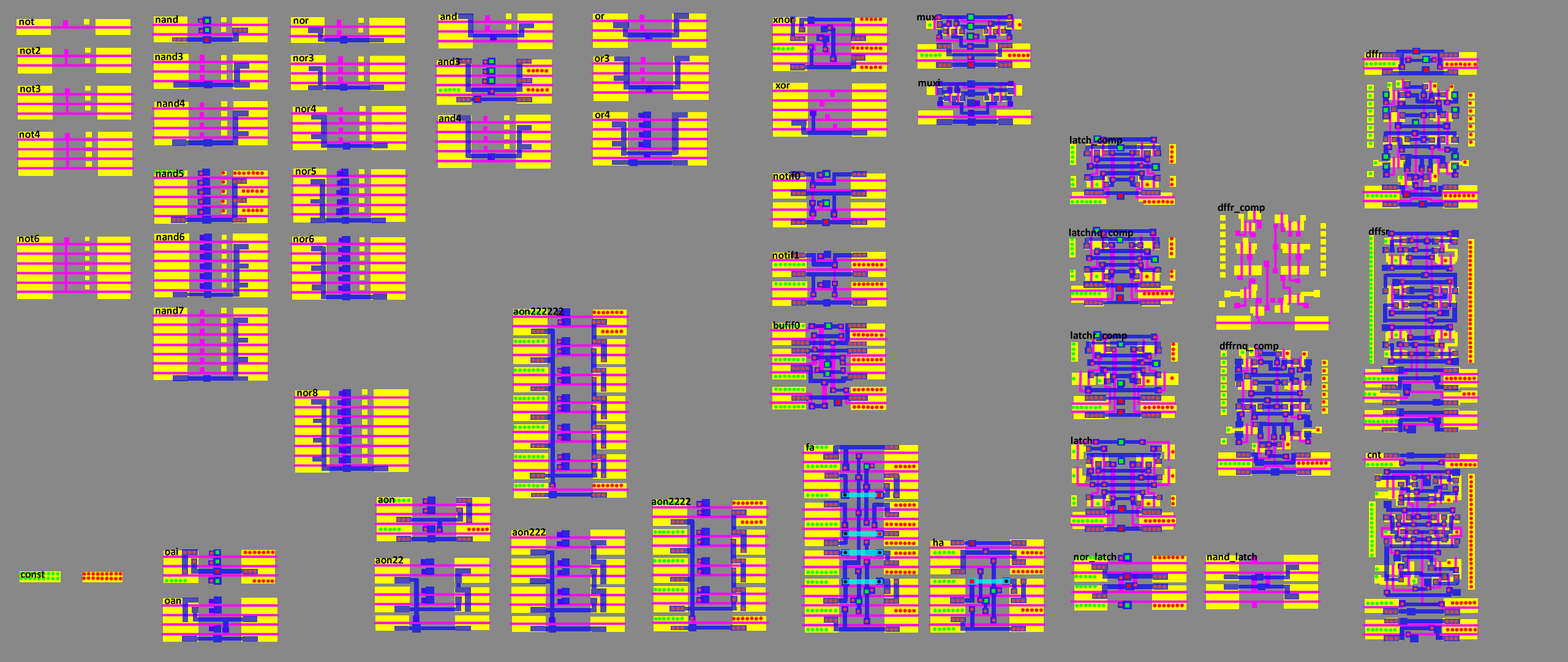
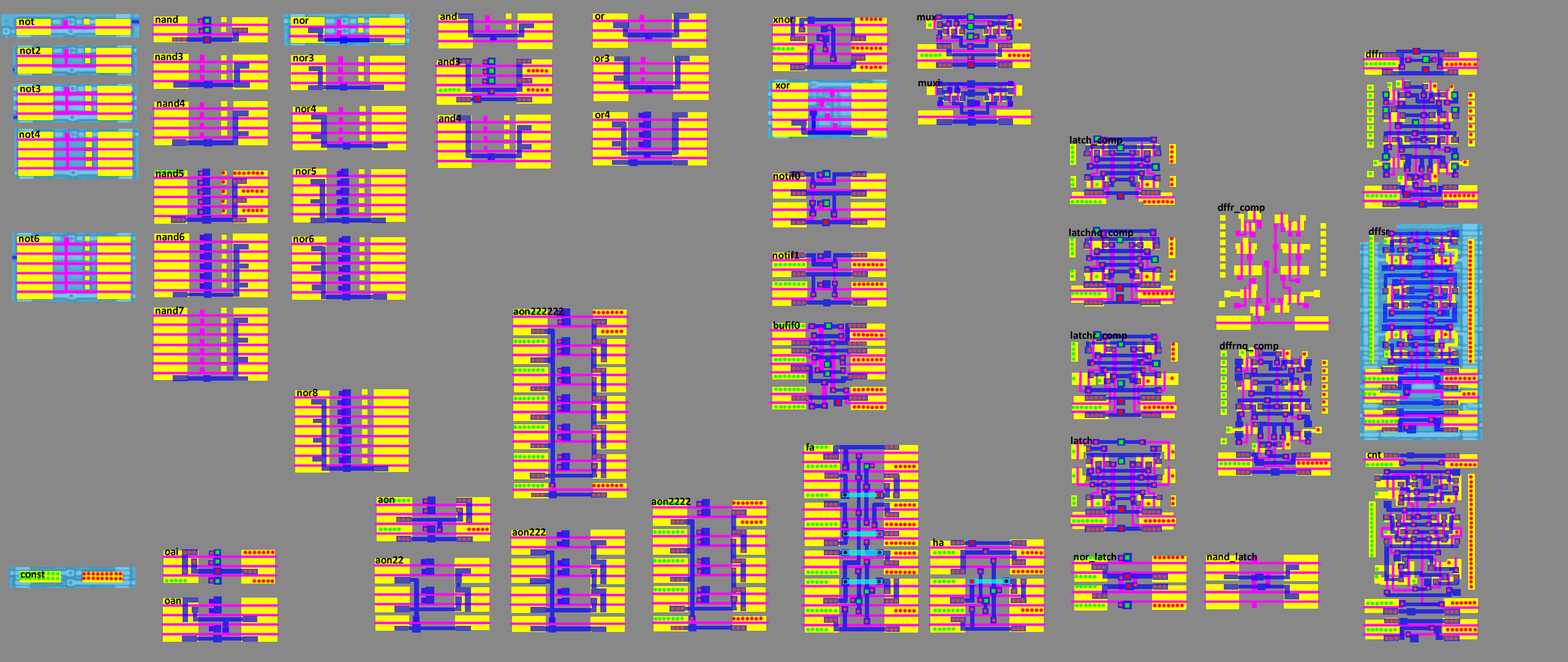
Before/after of a 1568 × 662 layered artwork. What changed in the layer stack:
added group "real_cells" with 9 layers above "Слой 6" over [1, 14, 1483, 588]
added layer "Слой 72" in group "real_cells" over [8, 566, 136, 588]
added layer "Слой 71" in group "real_cells" over [14, 128, 139, 179]
added layer "Слой 70" in group "real_cells" over [768, 79, 889, 139]
added layer "Слой 69" in group "real_cells" over [12, 45, 137, 76]
added layer "Слой 68" in group "real_cells" over [1359, 223, 1483, 440]
added layer "Слой 67" in group "real_cells" over [12, 232, 136, 302]
added layer "Слой 66" in group "real_cells" over [13, 83, 137, 123]
added layer "Слой 65" in group "real_cells" over [283, 14, 410, 46]
added layer "Слой 64" in group "real_cells" over [1, 14, 140, 38]
